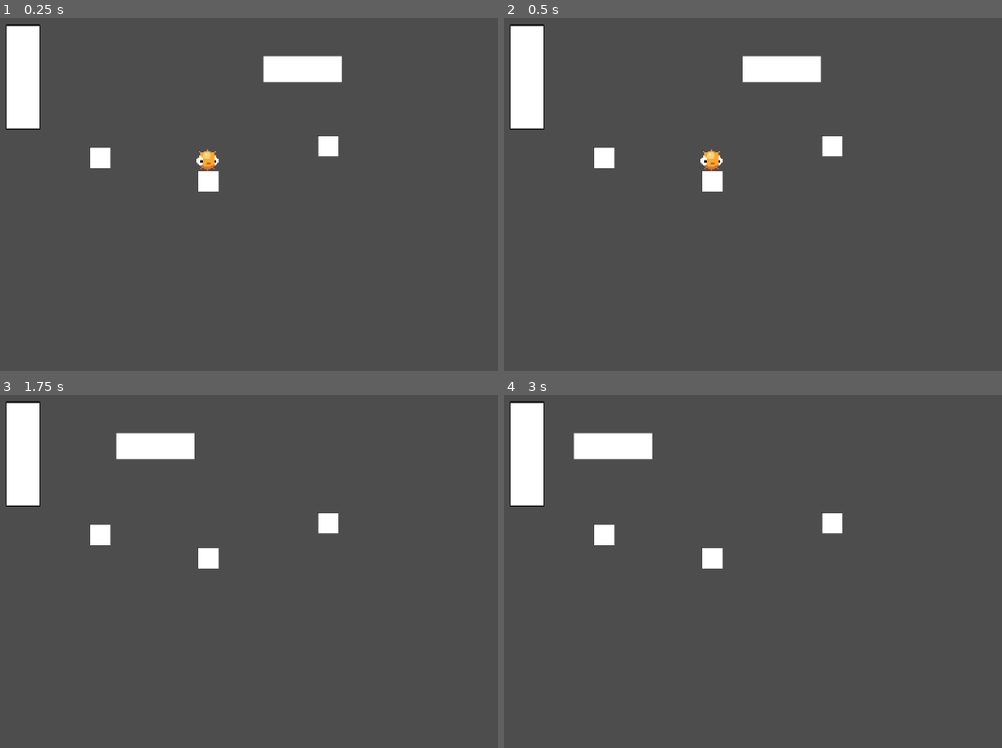
Above: before the commit, frames 1-4 (two rows, left to right).
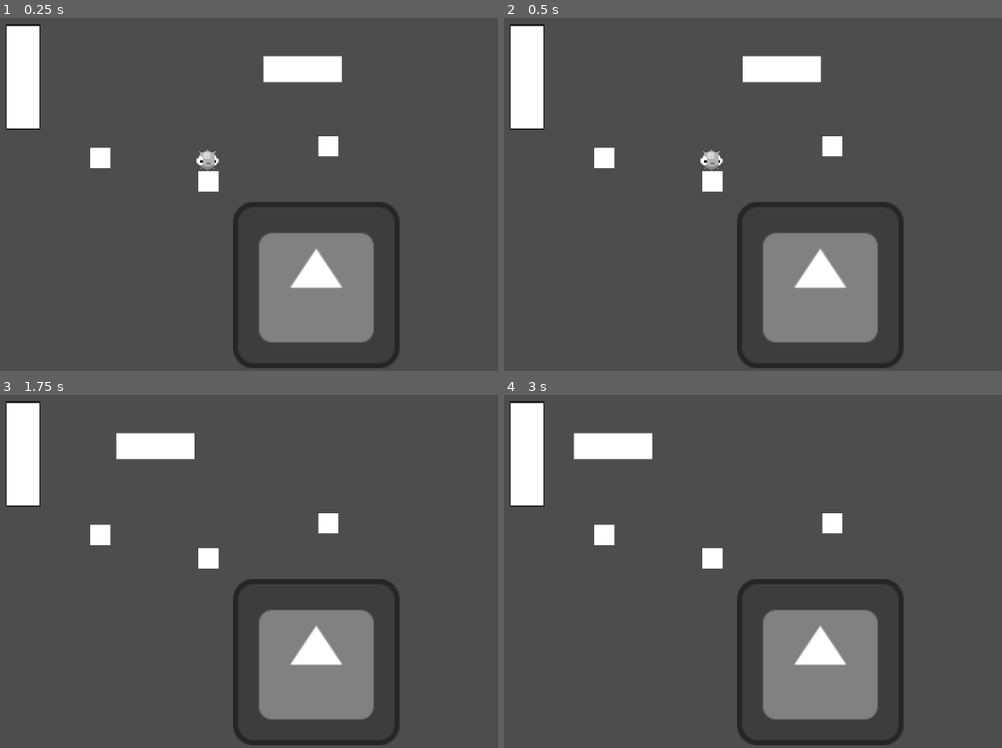
Above: after the commit, the same moments.

Repository: TheBrodsky/GTMK2024Submission
Game: Godot game, scene res://Shaders/PostProcessing/PostProcessingShaders.tscn
Two runs of this game, one before a commit and one after it. Both use one fixed random seed, a clock stepped at 60 frames per second and the inputs below. Before the commit the project starts from res://Scenes/Game.tscn. The engine's default icon, where the game draws it, is replaced by a stand-in: a white triangle on a blue panel in a dark square.
Inputs:
- Up to frame 1 (0.25 s): no input
- Up to frame 2 (0.5 s): no input
- Up to frame 3 (1.75 s): tap Enter (ui_accept) at 0.5, 0.77, 1.52 s; hold Right (ui_right) from 0.53 s (still down); tap R (global_rewind) at 0.6 s; tap Shift (slow_mo) at 1.35 s
- Up to frame 4 (3 s): release Right (ui_right) at 2.03 s; hold Left (ui_left) 2.03-2.78 s; tap R (global_rewind) at 2.1 s; hold Right (ui_right) from 2.78 s (still down); tap Shift (slow_mo) at 2.85 s

The runs differ from the first frame. In frame 1, 9.0% of the frame differs, in the area x 40-81%, y 37-100%; in frame 2, 9.0%; in frame 3, 8.9%; in frame 4, 8.9%.

Commit message:
created grayscale shader

Diff:
--- a/Shaders/Grass.tres
+++ b/Shaders/Grass.tres
@@ -120,7 +120,6 @@
 
 }
 "
-graph_offset = Vector2(-908.053, -33.5182)
 mode = 1
 flags/light_only = false
 nodes/vertex/0/position = Vector2(720, 120)
--- a/Shaders/HitFlash.tres
+++ b/Shaders/HitFlash.tres
@@ -60,6 +60,7 @@
 
 }
 "
+graph_offset = Vector2(-265.855, 25.3002)
 mode = 1
 flags/light_only = false
 nodes/fragment/0/position = Vector2(980, 80)
@@ -71,4 +72,4 @@
 nodes/fragment/4/position = Vector2(80, 80)
 nodes/fragment/5/node = SubResource("VisualShaderNodeIf_ym20a")
 nodes/fragment/5/position = Vector2(600, 80)
-nodes/fragment/connections = PackedInt32Array(4, 0, 5, 0, 5, 0, 0, 0, 2, 0, 5, 3, 3, 0, 5, 4, 3, 0, 5, 5)
+nodes/fragment/connections = PackedInt32Array(4, 0, 5, 0, 2, 0, 5, 3, 3, 0, 5, 4, 3, 0, 5, 5, 5, 0, 0, 0)
--- /dev/null
+++ b/Shaders/PostProcessing/Grayscale.gdshader
@@ -0,0 +1,11 @@
+shader_type canvas_item;
+
+//uniform bool isOn = false;
+//uniform float brightness: hint_range(0.0, 1.0, 0.1) = 0.5;
+uniform sampler2D SCREEN_TEXTURE: hint_screen_texture, filter_linear_mipmap;
+
+void fragment() {
+	vec4 color = texture(SCREEN_TEXTURE, SCREEN_UV);
+	vec3 grayScale = vec3(0.2126, 0.7152, 0.0722);
+	COLOR = vec4( vec3(dot(color.rgb , grayScale)), color.a);
+}
--- /dev/null
+++ b/Shaders/PostProcessing/PostProcessingShaders.tscn
@@ -0,0 +1,63 @@
+[gd_scene load_steps=9 format=3 uid="uid://h6aa3h7qvqm1"]
+
+[ext_resource type="PackedScene" uid="uid://cjso1nc6oe4yn" path="res://characters/Player/Player.tscn" id="1_g0esy"]
+[ext_resource type="PackedScene" uid="uid://xmecfw6tm0lu" path="res://platforms/Platform.tscn" id="2_pnwrt"]
+[ext_resource type="PackedScene" uid="uid://b7onv2p6vgv37" path="res://platforms/PlatformOnTrack.tscn" id="3_2qjpt"]
+[ext_resource type="PackedScene" uid="uid://c0oihmu15qkif" path="res://UI/evolutions_menu/EvolutionsMenu.tscn" id="4_khcc6"]
+[ext_resource type="Shader" path="res://Shaders/PostProcessing/Grayscale.gdshader" id="5_kfw1e"]
+[ext_resource type="Texture2D" uid="uid://bccyom5neuu1h" path="res://icon.svg" id="6_ohn6y"]
+
+[sub_resource type="Curve2D" id="Curve2D_7ocxc"]
+_data = {
+"points": PackedVector2Array(0, 0, 0, 0, 92, 0, 0, 0, 0, 0, -104, 0, 0, 0, 0, 0, 92, 0)
+}
+point_count = 3
+
+[sub_resource type="ShaderMaterial" id="ShaderMaterial_p6thm"]
+shader = ExtResource("5_kfw1e")
+
+[node name="Game" type="Node2D"]
+
+[node name="Player" parent="." instance=ExtResource("1_g0esy")]
+position = Vector2(0, -20)
+
+[node name="Camera2D" type="Camera2D" parent="."]
+zoom = Vector2(2, 2)
+
+[node name="Platform" parent="." instance=ExtResource("2_pnwrt")]
+position = Vector2(0, 16)
+
+[node name="Platform2" parent="." instance=ExtResource("2_pnwrt")]
+position = Vector2(92, -11)
+
+[node name="Platform3" parent="." instance=ExtResource("2_pnwrt")]
+position = Vector2(-142, -64)
+scale = Vector2(1.61529, 5.07136)
+
+[node name="Path2D" parent="." instance=ExtResource("3_2qjpt")]
+position = Vector2(-1, -70)
+curve = SubResource("Curve2D_7ocxc")
+speed = 75.0
+
+[node name="Platform4" parent="." instance=ExtResource("2_pnwrt")]
+position = Vector2(-83, -2)
+
+[node name="EvolutionsMenu" parent="." instance=ExtResource("4_khcc6")]
+process_mode = 3
+visible = false
+
+[node name="CanvasLayer" type="CanvasLayer" parent="."]
+
+[node name="ColorRect" type="ColorRect" parent="CanvasLayer"]
+material = SubResource("ShaderMaterial_p6thm")
+anchors_preset = 15
+anchor_right = 1.0
+anchor_bottom = 1.0
+grow_horizontal = 2
+grow_vertical = 2
+
+[node name="Sprite2D" type="Sprite2D" parent="."]
+position = Vector2(83, 96)
+texture = ExtResource("6_ohn6y")
+
+[connection signal="visibility_changed" from="EvolutionsMenu" to="EvolutionsMenu" method="_on_visibility_changed"]
--- a/Shaders/ShaderShowcase.tscn
+++ b/Shaders/ShaderShowcase.tscn
@@ -24,7 +24,7 @@
 resource_local_to_scene = true
 shader = ExtResource("3_jeraj")
 shader_parameter/isHit = true
-shader_parameter/flashColor = Color(1, 1, 1, 1)
+shader_parameter/flashColor = Color(1, 1, 1, 0.0823529)
 
 [sub_resource type="Animation" id="Animation_aqtb1"]
 resource_name = "HitFlash"
--- a/project.godot
+++ b/project.godot
@@ -11,7 +11,7 @@
 [application]
 
 config/name="GMTK2024Submission"
-run/main_scene="res://Scenes/Game.tscn"
+run/main_scene="res://Shaders/PostProcessing/PostProcessingShaders.tscn"
 config/features=PackedStringArray("4.2", "Forward Plus")
 config/icon="res://icon.svg"
 
